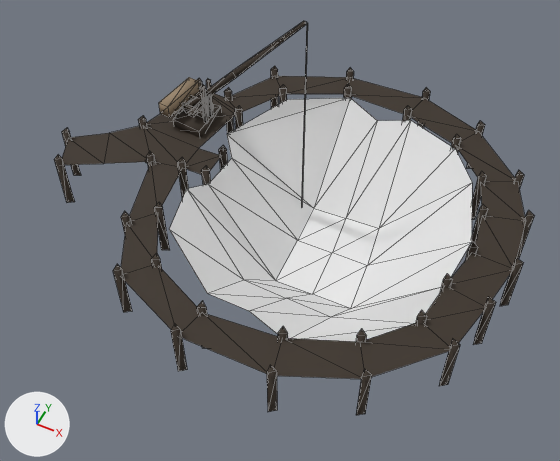
What one commit did to the glTF model client/public/models/buildings/fishery.glb.
Before and after are seen from a camera (50 mm lens) standing at (0.619, -1.339, 1.628) and looking at (-0.002, -0.097, 0.075). Lighting does not change. The marker at lower left points along +X, +Y and +Z. Mesh edges are drawn as thin lines. Where no turn or scale is listed for an object, it has been applied to the vertices. Vertices at the same position are counted once.

In view in the first picture: 'fishery_net', 'fishery_structure'.
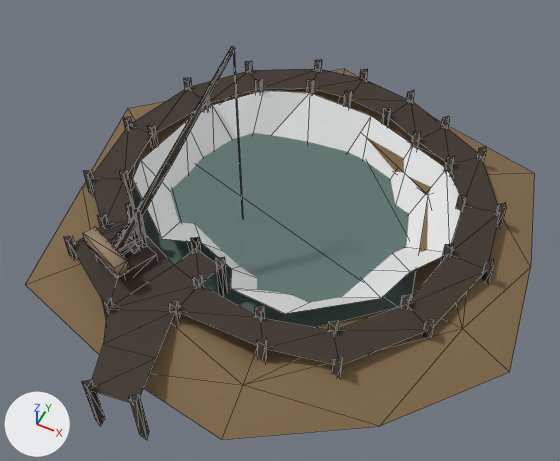
Location of each change, (x1, y1, x2, y2) in pixels of the pictures (560 x 461 px; the box of a moved part takes in the faces that stretch with it):
```json
{"object": "fishery_structure", "change": "turned", "before": [54, 21, 534, 415], "after": [64, 47, 507, 440]}
{"object": "fishery_net", "change": "reshaped, turned", "before": [169, 98, 472, 342], "after": [133, 90, 461, 314]}
{"object": "Ground", "change": "added", "after": [26, 69, 534, 440], "on screen": "brown"}
{"object": "Water", "change": "added", "after": [134, 133, 416, 328]}
{"part": 1, "of": "me_plane_002", "change": "moved or reshaped", "before": [227, 98, 472, 266], "after": [133, 90, 310, 250]}
```

The change, as JSON lines over the scene's bpy script:
```json
{"op": "add", "block": "mat_fishery_material_1", "code": ["mat_fishery_material_1 = principled_material('Fishery_Material_1')", "mat_fishery_material_1.base_color = (0.112, 0.174, 0.158)  # dark cyan #5e746f", "mat_fishery_material_1.roughness = 0.072"]}
{"op": "add", "block": "mat_gray_dirt", "code": ["mat_gray_dirt = principled_material('Gray Dirt')", "mat_gray_dirt.base_color = (0.212, 0.141, 0.0685)  # brown #7f694a", "mat_gray_dirt.roughness = 1.0"]}
{"block": "me_plane_002", "where": "me_plane_002.from_pydata(...)  # 30 vertices, 40 faces; spans x -0.326..0.467, y -0.398..0.522, z -0.225..0.071"}
{"block": "me_plane_002", "where": "# used by ob_fishery_net; location = (0.0, 0.0, 0.0)"}
{"block": "me_plane_002", "change": "me_plane_002 part 1"}
{"op": "set", "path": "me_plane_002.vertices[7].co", "old": "(-0.062, 0.522, 0.062)", "new": "(-0.166, 0.47, 0.062)", "note": "pixel (350, 97) -> pixel (140, 160)"}
{"op": "set", "path": "me_plane_002.vertices[13].co", "old": "(-0.068, 0.281, -0.225)", "new": "(-0.105, 0.343, -0.116)", "note": "pixel (313, 208) -> not seen"}
{"op": "set", "path": "me_plane_002.vertices[15].co", "old": "(0.158, 0.291, -0.225)", "new": "(0.167, 0.376, -0.116)", "note": "pixel (378, 228) -> not seen"}
{"op": "set", "path": "me_plane_002.vertices[25].co", "old": "(0.042, 0.505, 0.019)", "new": "(0.042, 0.505, 0.061)", "note": "pixel (377, 120) -> pixel (185, 121)"}
{"op": "set", "path": "me_plane_002.vertices[27].co", "old": "(0.045, 0.286, -0.225)", "new": "(0.035, 0.382, -0.116)", "note": "pixel (345, 218) -> not seen"}
{"op": "add", "block": "me_city_tile_003", "code": ["me_city_tile_003 = bpy.data.meshes.new('City Tile.003')", "me_city_tile_003.from_pydata([(0.583, -0.179, 0.023), (-0.583, 0.179, 0.023), (-0.446, -0.416, 0.023), (0.137, -0.595, 0.023), (0.446, 0.416, 0.023), (-0.137, 0.595, 0.023)], [], [(3, 0, 1), (3, 1, 2), (5, 1, 0), (5, 0, 4)])", "me_city_tile_003.materials.append(mat_fishery_material_1)  # dark cyan #5e746f"]}
{"op": "add", "block": "me_city_tile_002", "code": ["me_city_tile_002 = bpy.data.meshes.new('City Tile.002')", "me_city_tile_002.from_pydata(...)  # 36 vertices, 52 faces; spans x -0.715..0.669, y -0.665..0.729, z -0.096..0.047", "me_city_tile_002.materials.append(mat_gray_dirt)  # brown #7f694a"]}
{"op": "set", "path": "ob_fishery_structure.rotation_euler", "old": "(0.0, 0.0, 0.0)", "new": "(0.0, 0.0, 1.273)", "note": "degrees (0, 0, 0) -> degrees (0, 0, 73)"}
{"op": "set", "path": "ob_fishery_net.rotation_euler", "old": "(0.0, 0.0, 0.0)", "new": "(0.0, 0.0, 1.273)", "note": "degrees (0, 0, 0) -> degrees (0, 0, 73)"}
{"op": "add", "block": "ob_water", "code": ["ob_water = bpy.data.objects.new('Water', me_city_tile_003)", "ob_water.location = (0.0, 0.0, -0.064)"]}
{"op": "add", "block": "ob_ground", "code": ["ob_ground = bpy.data.objects.new('Ground', me_city_tile_002)", "ob_ground.location = (0.0, 0.0, 0.002)"]}
```
